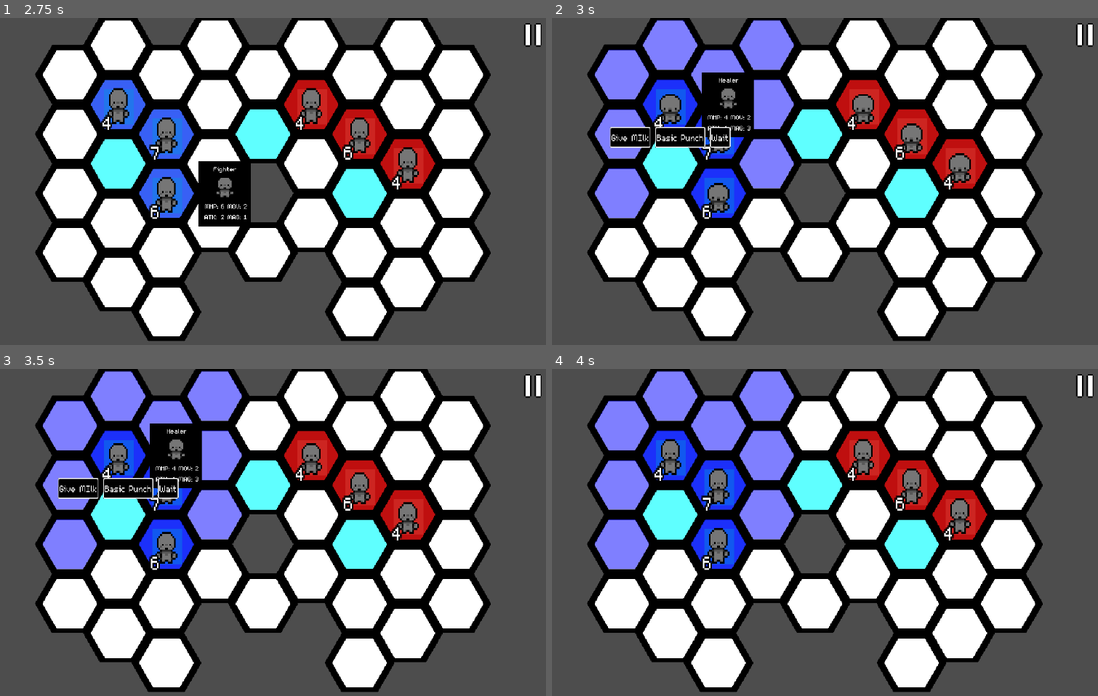
Above: before the commit, frames 1-4 (two rows, left to right).
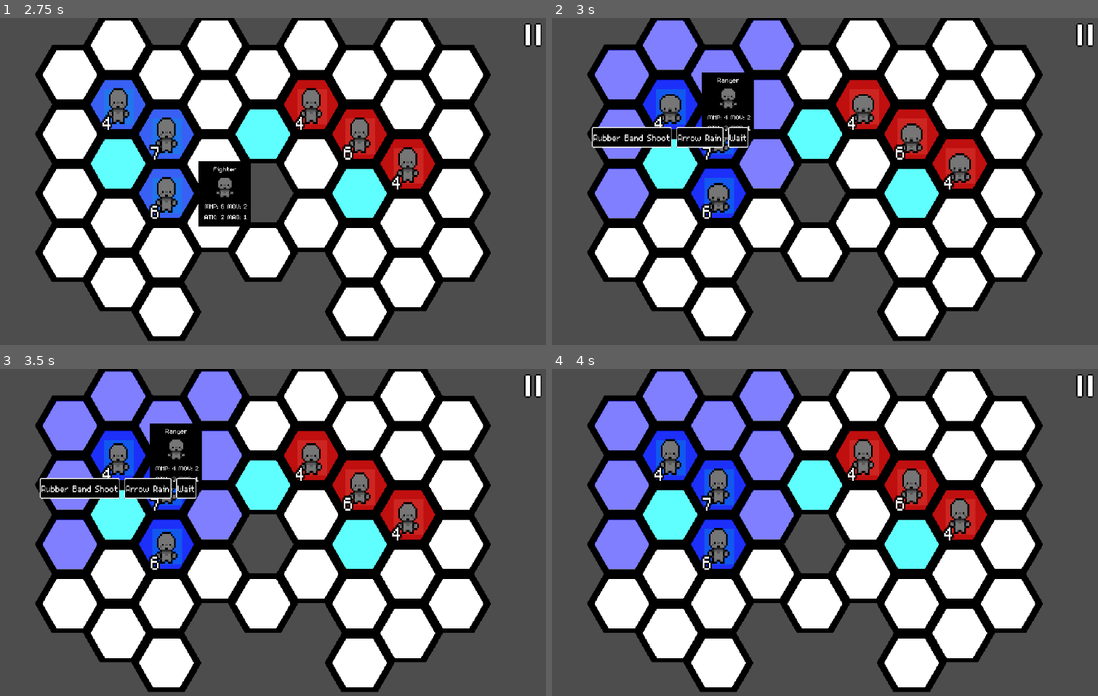
Above: after the commit, the same moments.

Repository: DubiousDuck/Manny-Takes-on-Upper-Management
Game: Godot game, scene res://stages/demo_field.tscn
Same seed, same stepped clock (60 frames per second), same inputs: the game is played once before the commit and once after it. This scene is started directly instead of the project's main scene.
Inputs (mouse positions are in pixels of both pictures, inside the frame that each line leads up to):
- Up to frame 1 (2.75 s): tap Enter (ui_accept) at 0.5, 0.77, 2.27 s; move the mouse to (163, 138) at 0.52 s; press the mouse at (163, 138) at 0.53 s; hold Right (ui_right) 0.53-1.25 s; release the mouse at (163, 138) at 1.25 s; click "Basic Punch" at 1.25 s; move the mouse to (163, 197) at 2.02 s; hold X (Back) from 2.03 s (still down); click (163, 197) at 2.1 s
- Up to frame 2 (3 s): move the mouse to (672, 109) at 2.77 s; release X (Back) at 2.78 s; press the mouse at (672, 109) at 2.78 s; hold Right (ui_right) from 2.78 s (still down)
- Up to frame 3 (3.5 s): keep holding Right (ui_right)
- Up to frame 4 (4 s): release Right (ui_right) at 3.5 s; release the mouse at (672, 460) at 3.5 s; click (699, 489) at 3.5 s, where only the run after the commit has a clickable "Arrow Rain"

Frame 1 is identical in both runs. In frame 2, 0.8% of the frame differs, in the area x 7-37%, y 18-40%; in frame 3, 0.8%; in frame 4, nothing differs.

Commit message:
AOE structure complete

Diff:
--- /dev/null
+++ b/skills/arrow_rain.tres
@@ -0,0 +1,13 @@
+[gd_resource type="Resource" script_class="SkillInfo" load_steps=2 format=3 uid="uid://te4wlyc81khx"]
+
+[ext_resource type="Script" path="res://skills/skill_info.gd" id="1_6y3lp"]
+
+[resource]
+script = ExtResource("1_6y3lp")
+name = "Arrow Rain"
+type = 0
+targets = 1
+affinity = 0
+range = 2
+area = 1
+skill_effects = Array[Vector2i]([Vector2i(0, 1)])
--- a/skills/basic_heal.tres
+++ b/skills/basic_heal.tres
@@ -9,4 +9,5 @@
 targets = 0
 affinity = 1
 range = 2
+area = 0
 skill_effects = Array[Vector2i]([Vector2i(2, 1)])
--- a/skills/pick_up.tres
+++ b/skills/pick_up.tres
@@ -9,4 +9,5 @@
 targets = 5
 affinity = null
 range = 1
+area = 0
 skill_effects = Array[Vector2i]([Vector2i(8, 0)])
--- a/skills/skill_info.gd
+++ b/skills/skill_info.gd
@@ -15,6 +15,7 @@
 "except_self", "allies_except_self", "any_cell", "any_cell_except_self") var targets
 @export_enum("physical", "magic") var affinity
 @export_range(0, 10) var range: int
+@export_range(0, 10) var area: int = 0
 
 @export_category("Skill Detail")
 @export var skill_effects: Array[Vector2i] #Structure --> Vector2i(EffectType, Value)
--- a/stages/demo_field.tscn
+++ b/stages/demo_field.tscn
@@ -9,7 +9,6 @@
 [ext_resource type="PackedScene" uid="uid://s6hbciun8a1p" path="res://unit/unit.tscn" id="6_vkavw"]
 [ext_resource type="Script" path="res://unit/PlayerUnit.gd" id="7_fxfs3"]
 [ext_resource type="Resource" uid="uid://b2xolay11juv8" path="res://unit/params/protagonist.tres" id="8_wudo6"]
-[ext_resource type="Resource" uid="uid://bvllti17umvmw" path="res://unit/params/healer.tres" id="9_8w4dy"]
 [ext_resource type="Resource" uid="uid://d35bvyq0lgfdj" path="res://unit/params/ranger.tres" id="9_mfhmk"]
 [ext_resource type="Script" path="res://unit/EnemyUnit.gd" id="13_e31i5"]
 
@@ -49,7 +48,7 @@
 [node name="PlayerUnit3" parent="Units/PlayerGroup" instance=ExtResource("6_vkavw")]
 position = Vector2(54, 146)
 script = ExtResource("7_fxfs3")
-unit_data = ExtResource("9_8w4dy")
+unit_data = ExtResource("9_mfhmk")
 
 [node name="EnemyGroup" type="Node2D" parent="Units"]
 script = ExtResource("5_ypjfd")
--- a/unit/UnitContainer.gd
+++ b/unit/UnitContainer.gd
@@ -22,6 +22,7 @@
 #flags
 var is_waiting_unit_selection: bool = true
 var in_progress: bool = false
+var is_aoe_skill: bool = false
 
 func _ready() -> void:
 	EventBus.connect("unit_died", _on_unit_died)
@@ -222,6 +223,17 @@
 	if !is_player_controlled:
 		return
 
+	if is_aoe_skill and skill_chosen != null:
+		EventBus.emit_signal("remove_cell_highlights", name+"_AOE")
+		var mouse_cell :=  HexNavi.global_to_cell(get_global_mouse_position())
+		var skill_range := HexNavi.get_all_neighbors_in_range(current_unit.cell, skill_chosen.range, false)
+		if mouse_cell in skill_range and mouse_cell in get_targets_of_type(skill_range, skill_chosen.targets):
+			var outbound: Array[Vector2i] = [mouse_cell]
+			var skill_area := HexNavi.get_all_neighbors_in_range(mouse_cell, skill_chosen.area, false)
+			outbound.append_array(skill_area)
+			EventBus.emit_signal("show_cell_highlights", outbound, CellHighlight.ATTACK_HIGHLIGHT, name+"_AOE")
+	else: EventBus.emit_signal("remove_cell_highlights", name+"_AOE")
+
 	if event is InputEventMouseButton and event.is_pressed():
 		EventBus.emit_signal("remove_all_cell_highlights")
 		if event.button_index == MOUSE_BUTTON_LEFT and is_waiting_unit_selection:
@@ -271,6 +283,7 @@
 
 			if action_type == Unit.Action.ATTACK: #assumes that skill_chosen is not null
 				var outbound_array: Array[Vector2i] = [clicked_cell]
+				outbound_array.append_array(HexNavi.get_all_neighbors_in_range(clicked_cell, skill_chosen.area))
 				current_unit.take_action(skill_chosen)
 				#print("# Awaiting attack point (UnitContainer.gd)")
 				in_progress = true
@@ -377,6 +390,9 @@
 	if skill_chosen.name == "Wait":
 		unit_wait()
 		return
+	if skill_chosen.area > 0:
+		is_aoe_skill = true
+	else: is_aoe_skill = false
 	highlight_handle()
 	get_actionnable_cells()
 
--- a/unit/params/ranger.tres
+++ b/unit/params/ranger.tres
@@ -1,8 +1,9 @@
-[gd_resource type="Resource" script_class="UnitData" load_steps=5 format=3 uid="uid://d35bvyq0lgfdj"]
+[gd_resource type="Resource" script_class="UnitData" load_steps=6 format=3 uid="uid://d35bvyq0lgfdj"]
 
 [ext_resource type="Script" path="res://unit/params/unit_data.gd" id="1_osffr"]
 [ext_resource type="Script" path="res://skills/skill_info.gd" id="2_rynq0"]
 [ext_resource type="Resource" uid="uid://b0eqr8p4qsvpi" path="res://skills/basic_shoot.tres" id="3_0ahh6"]
+[ext_resource type="Resource" uid="uid://te4wlyc81khx" path="res://skills/arrow_rain.tres" id="4_2y2e8"]
 [ext_resource type="Resource" uid="uid://mgaahup4u5tt" path="res://skills/wait.tres" id="4_rqhq4"]
 
 [resource]
@@ -14,7 +15,7 @@
 2: 1,
 3: 2
 }
-skill_list = Array[ExtResource("2_rynq0")]([ExtResource("3_0ahh6"), ExtResource("4_rqhq4")])
+skill_list = Array[ExtResource("2_rynq0")]([ExtResource("3_0ahh6"), ExtResource("4_2y2e8"), ExtResource("4_rqhq4")])
 rel = ""
 mood = 50
 money = 5
Not shown: 1 places in stages/demo_field.tscn that only renumber resources
